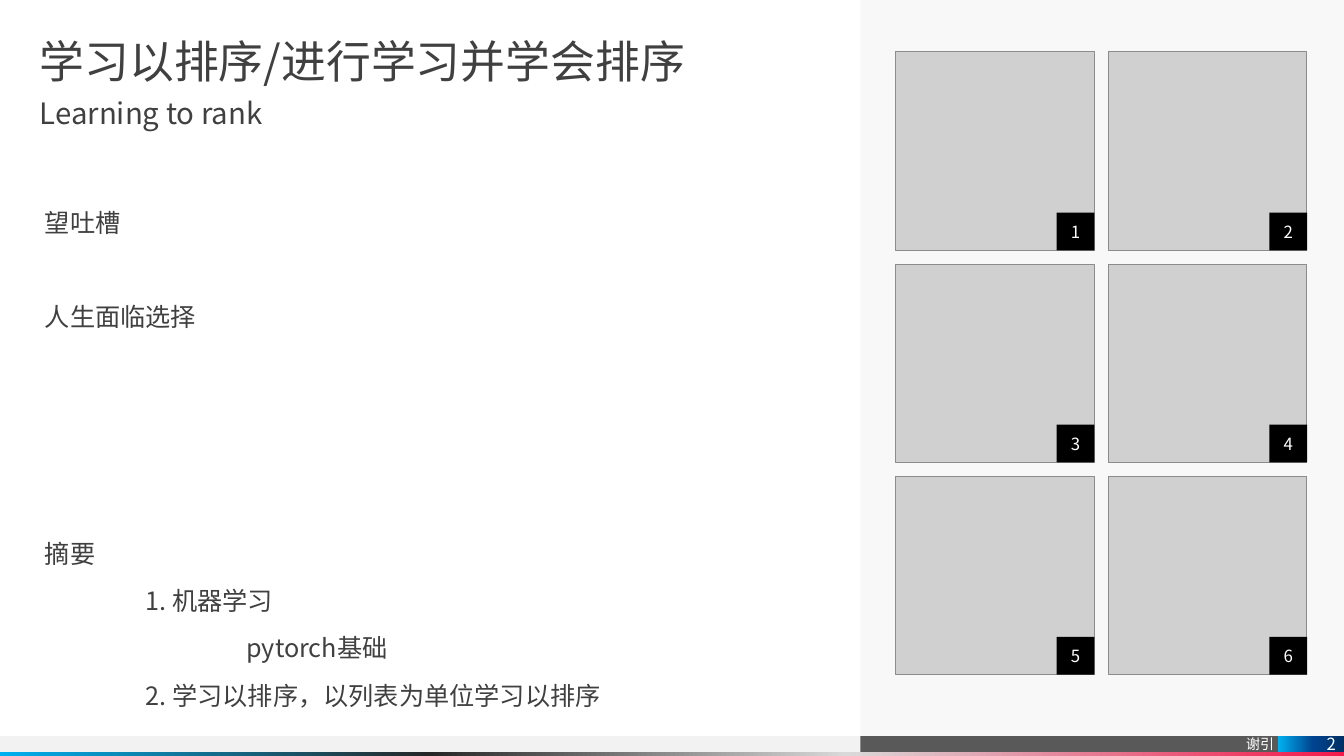
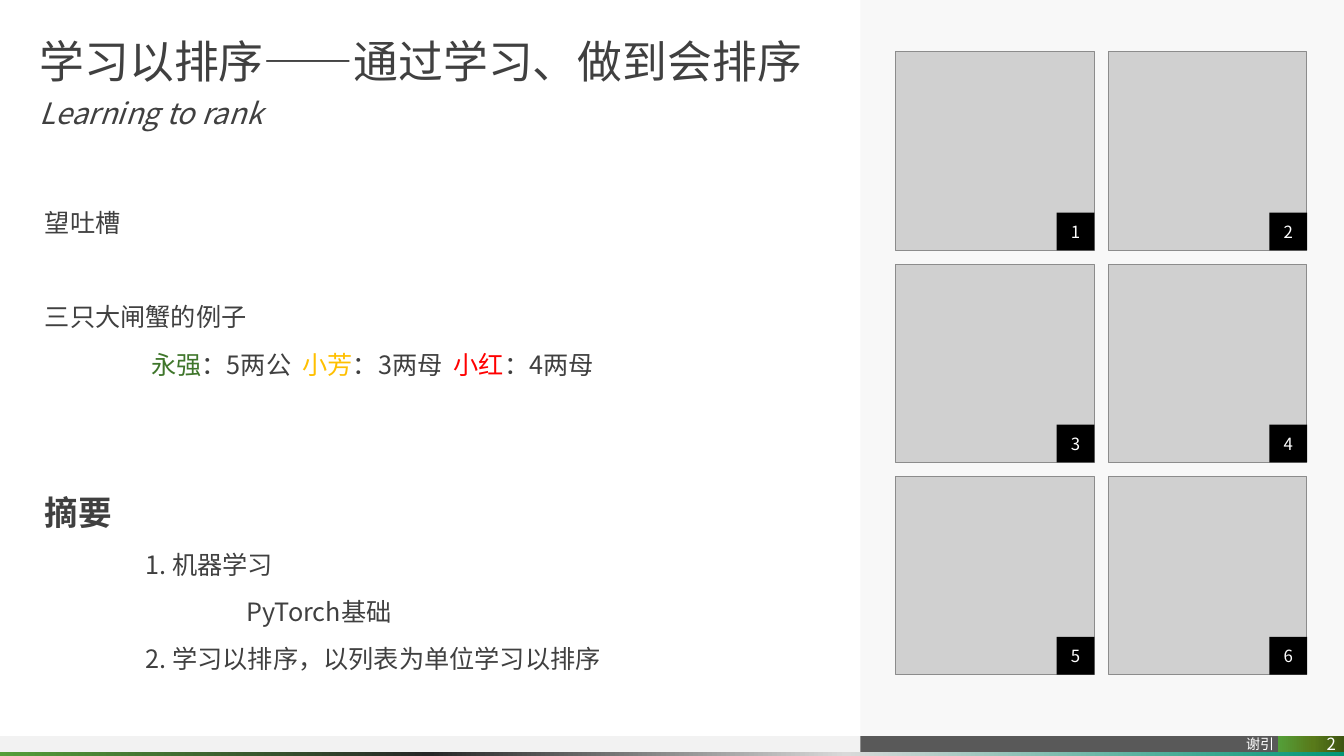
Before and after one commit to pitybea/l2r, a slide deck: slide 2 of rank.pptx. Drawn at 1344x756 pixels with LibreOffice and Linux fonts; fonts in the diff are those of the drawing; grey boxes stand for pictures. Boxes give left, top, right and bottom in pixels: in the first picture for what was removed or moved away, otherwise in the second. Text is boxed around its words. In the diff, an @@ line names an element or a change of style, - is before the commit and + after.

```diff
--- a/rank.pptx
+++ b/rank.pptx
@@ title at bbox=[40, 40, 802, 82]: text changed @@
-学习以排序/进行学习并学会排序
+学习以排序——通过学习、做到会排序
@@ text "Learning to rank" at bbox=[40, 100, 262, 132]: italic on @@
@@ text at bbox=[45, 305, 594, 376]: text changed @@
-人生面临选择
+三只大闸蟹的例子
+永强：5两公 小芳：3两母 小红：4两母
@@ text at bbox=[45, 496, 112, 528]: size 18 to 24 pt, bold on in "摘要" @@
@@ text at bbox=[246, 600, 391, 627]: text changed @@
-pytorch基础
+PyTorch基础
@@ page number at bbox=[1278, 736, 1344, 752]: fill gradient #003065 to #004490 to #00B0F0 to gradient #3F5612 to #597B1A to #549E39 @@
@@ rectangle at bbox=[0, 752, 1344, 756]: fill gradient #F2194A to #D9D9D9 to #262626 to #00B0F0 to gradient #029676 to #D9D9D9 to #262626 to #549E39 @@
```
Also in this commit, not shown: 10 other slides changed, 2 slides added, 1 slide removed.
